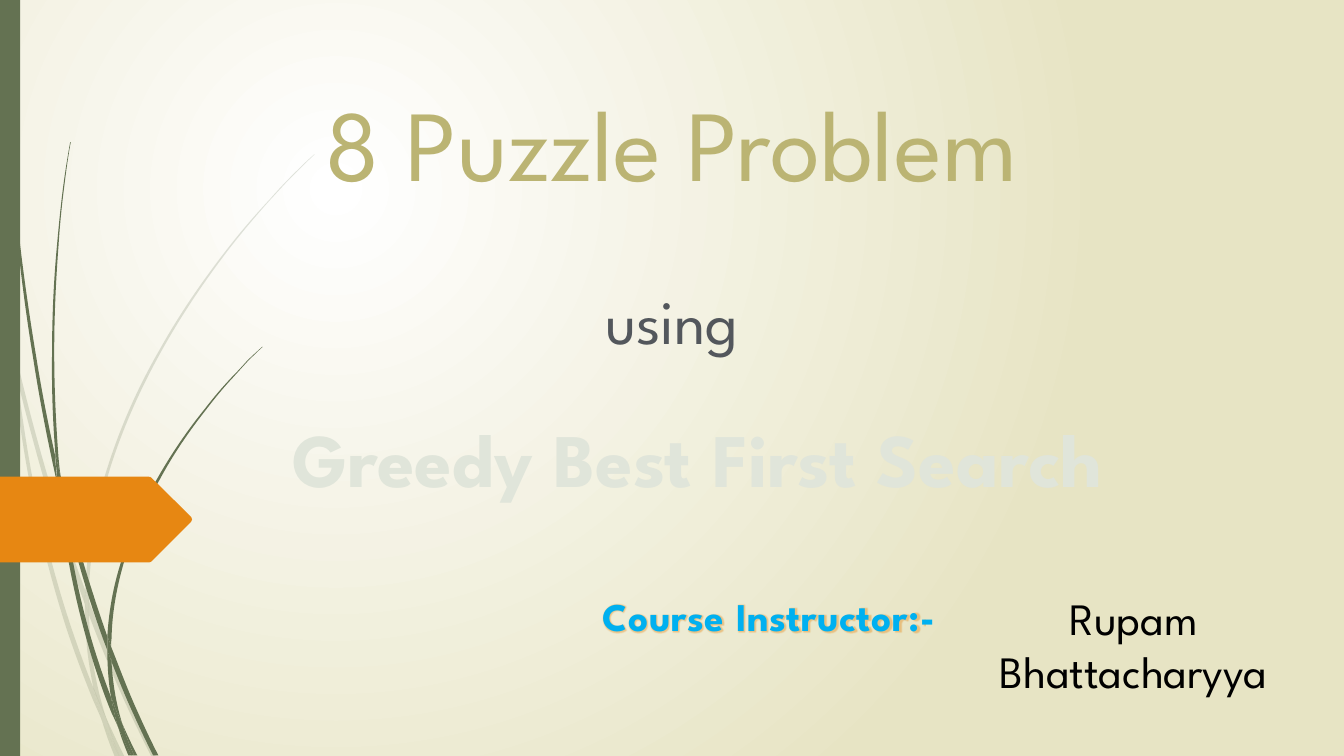
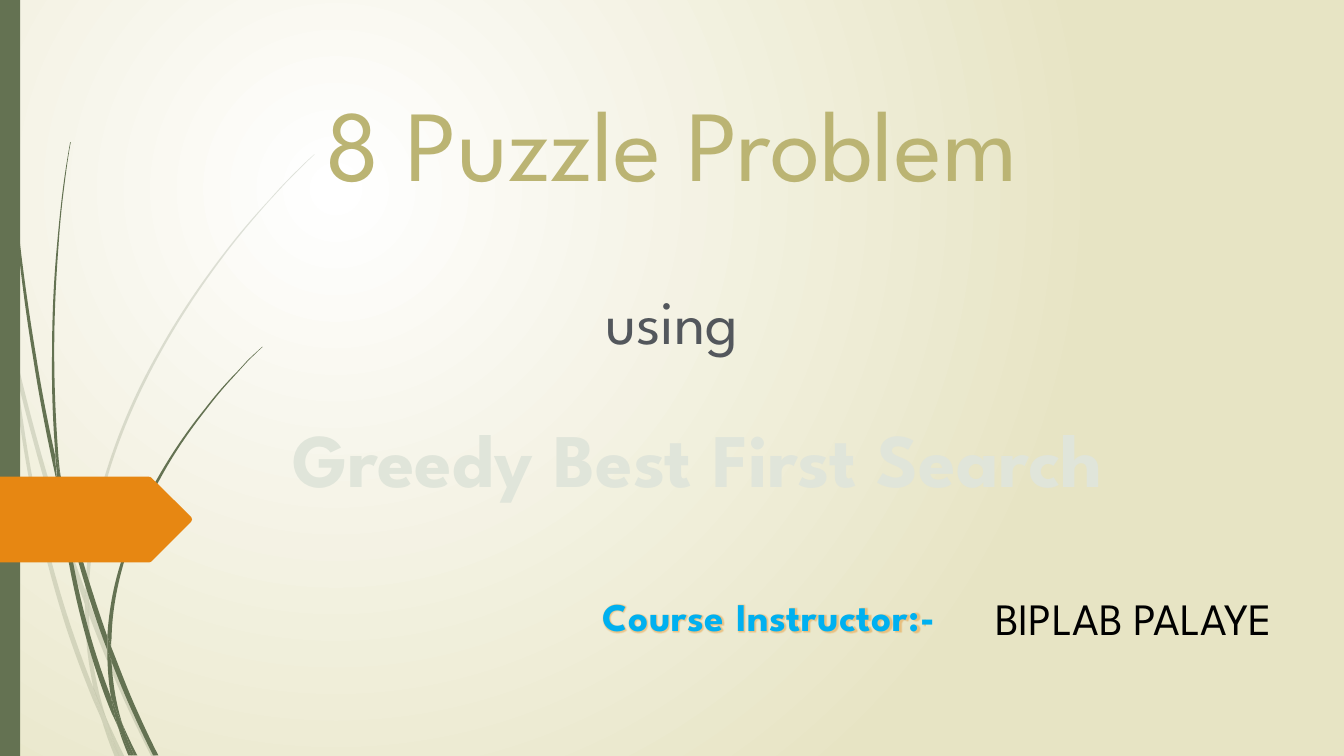
Before and after one commit to Divyesh-anshu/8-PUZZLE-PROBLEM, a slide deck: slide 1 of 8puzzle_presentation.pptx. Drawn at 1344x756 pixels with LibreOffice and Linux fonts; fonts in the diff are those of the drawing. Boxes give left, top, right and bottom in pixels: in the first picture for what was removed or moved away, otherwise in the second. Text is boxed around its words. In the diff, an @@ line names an element or a change of style, - is before the commit and + after.

```diff
--- a/8puzzle_presentation.pptx
+++ b/8puzzle_presentation.pptx
@@ text at [995, 605, 1272, 635]: text changed @@
-Rupam Bhattacharyya
+BIPLAB PALAYE
```
Also in this commit, not shown: 1 other slide changed, 2 other files.
